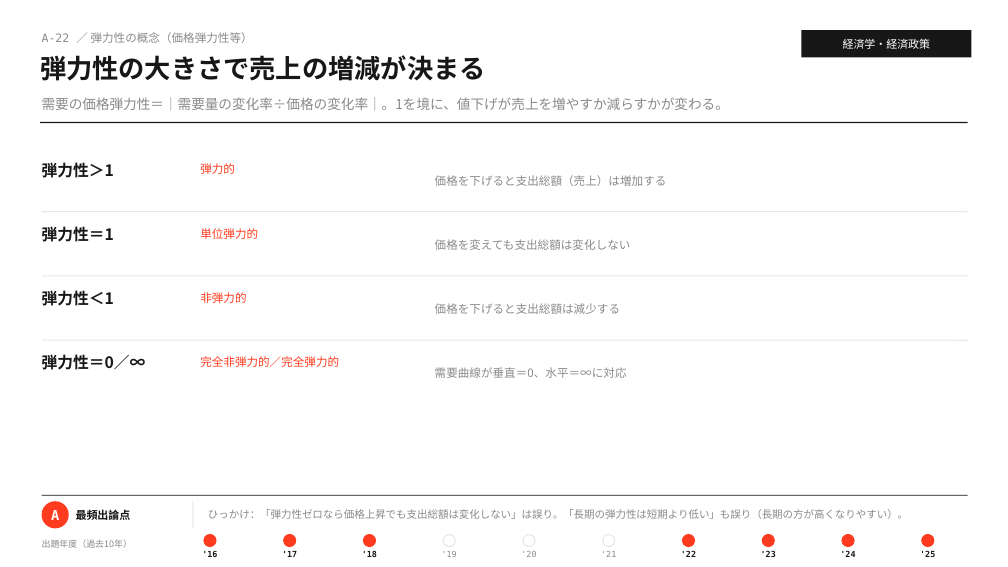
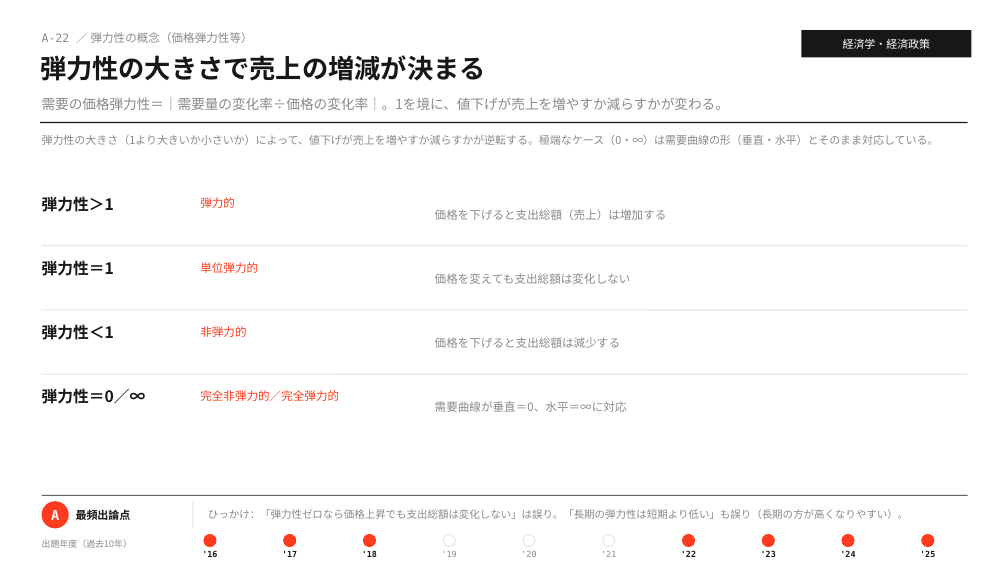
Before and after one commit to MasatoshiSano/SMEC, a slide deck: slide 34 of slides/1st_stage/A_economics.pptx. Drawn at 1008x567 pixels with LibreOffice and Linux fonts; fonts in the diff are those of the drawing. Boxes give left, top, right and bottom in pixels: in the first picture for what was removed or moved away, otherwise in the second. Text is boxed around its words. In the diff, an @@ line names an element or a change of style, - is before the commit and + after.

```diff
--- a/slides/1st_stage/A_economics.pptx
+++ b/slides/1st_stage/A_economics.pptx
@@ text added at [42,135,939,145], 10.5 pt, text #8A8A8A @@
+弾力性の大きさ（1より大きいか小さいか）によって、値下げが売上を増やすか減らすかが逆転する。極端なケース（0・∞）は需要曲線の形（垂直・水平）とそのまま対応している。
@@ text at [42,196,114,212]: text changed @@
-弾力性＝1
+弾力性＞1
@@ text at [42,260,114,276]: text changed @@
-弾力性＜1
+弾力性＝1
@@ line moved from (42, 276) - (968, 276) to (42, 246) - (968, 246) @@
@@ line moved from (42, 340) - (968, 340) to (42, 310) - (968, 310) @@
@@ text at [42,324,114,340]: text changed @@
-弾力性＞1
+弾力性＜1
@@ line moved from (42, 212) - (968, 212) to (42, 374) - (968, 374) @@
@@ 9 texts: place and size @@
-9 texts at [42,163,667,378]
+9 texts at [42,197,667,412]
```
Also in this commit, not shown: 11 other slides changed, 2 other files.
